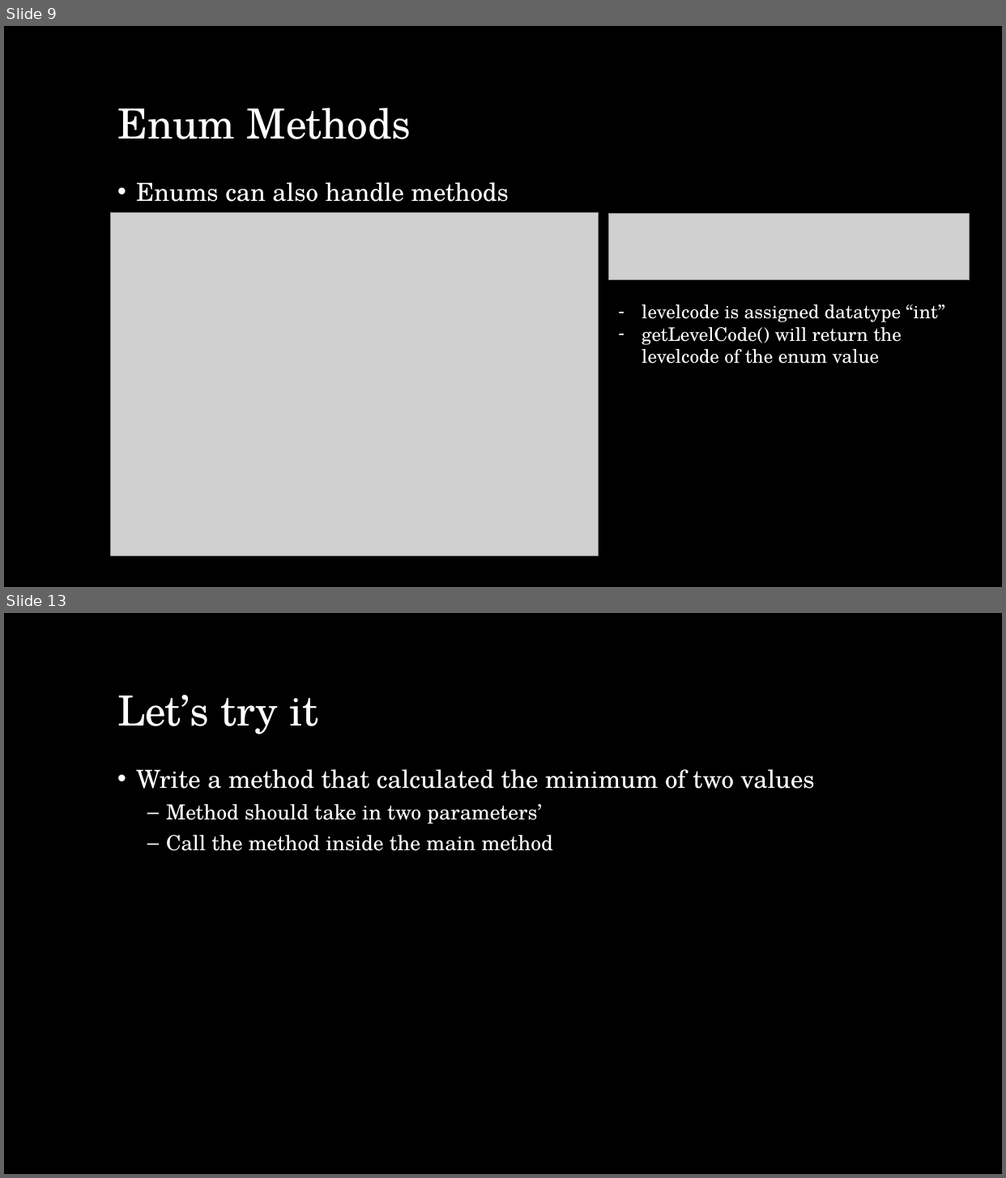
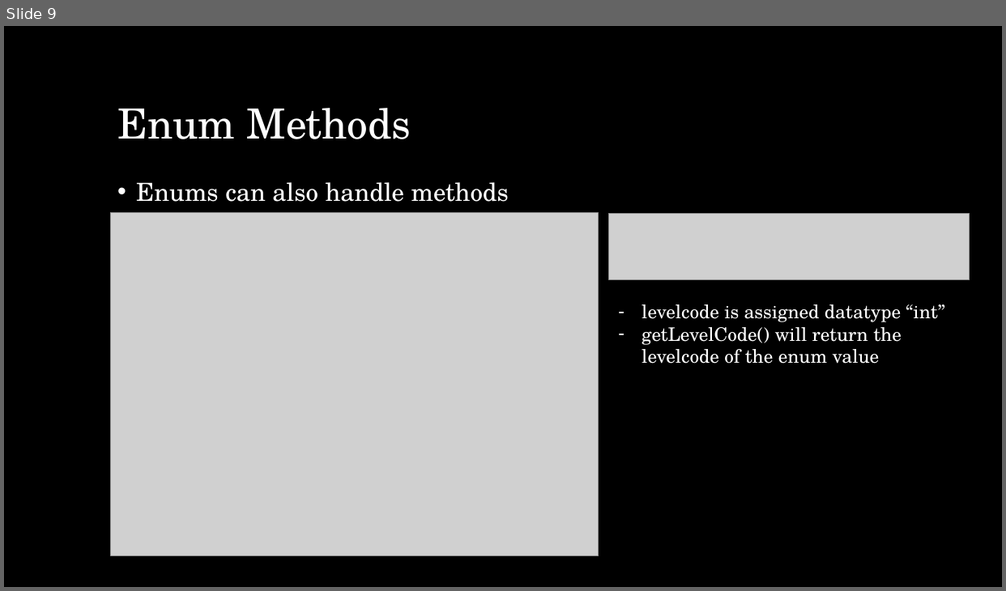
Before and after one commit to Mechanical-Advantage/Training2018, a slide deck: doc/java/slides/week4.pptx. Shown one above the other, each under a label of ours: slides 9 and 13 before the commit, slide 9 after it; the slides between them are not shown. The pictures are 1006x1178 and 1006x591 pixels, drawn with LibreOffice and Linux fonts; fonts in the diff are those of the drawing; grey boxes stand for pictures; background and template pictures are left out. Boxes give left, top, right and bottom in pixels: in the first picture for what was removed or moved away, otherwise in the second. Text is boxed around its words. In the diff, an @@ line names an element or a change of style, - is before the commit and + after.

```diff
--- a/doc/java/slides/week4.pptx
+++ b/doc/java/slides/week4.pptx
@@ slide 13 removed at (4,613,1002,1174), background picture (left out) @@
@@ title removed at (117,695,319,735) @@
-Let’s try it
@@ text removed at (136,769,814,851) @@
-• Write a method that calculated the minimum of two values
-  – Method should take in two parameters’
-  – Call the method inside the main method
```
Also in this commit, not shown: 3 slides changed, 5 other slides removed, 1 other file.
